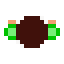
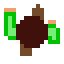
Layered file, before and after one edit (64x64). Changes by layer:
showed "2r", painted on it over [4, 4, 60, 56]
